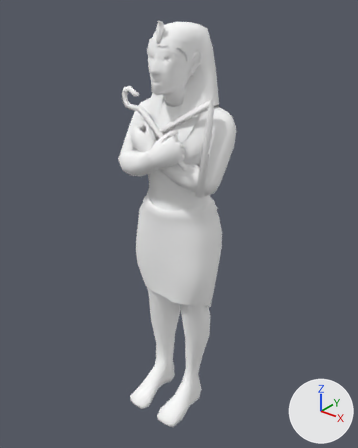
Two versions of the glTF model assets/models/buildings/ptol_statue_standing_male.glb, one commit apart.
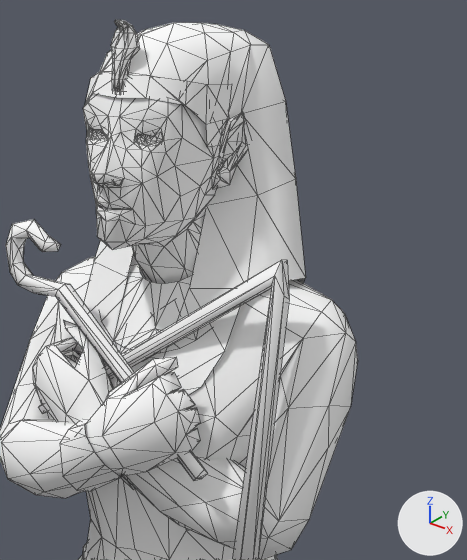
Old and new are each drawn whole from a 50 mm lens placed at (4.28, -5.09, 8.88), pointed at (0.04, 0.21, 5.59) and again close up on the part from 33% to 76% of the width and 3% to 44% of the height. Arrows for +X, +Y and +Z are at lower right; the lights stay in place. The last two pictures show the newer version. The close-ups show mesh edges as thin lines. Vertices at exactly the same position are counted once.

In view in the first close-up: 'Building'.
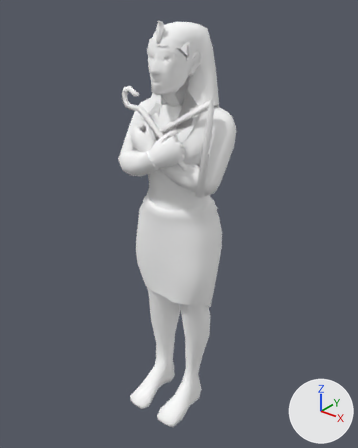
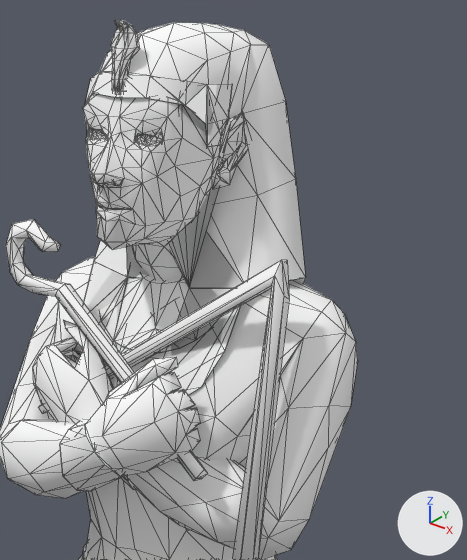
Where the change shows, as pixel boxes [x1, y1, x2, y2] in the close-ups (467 x 560 px):
part 1 of me_b, added: after [79, 77, 305, 491]

What changed in the scene script:
```text
Change me_b:
    used by ob_building; location = (0.0, 0.0, 0.0)
    remove me_b.from_pydata(...)  # 1414 vertices, 2459 faces; spans x -0.83..0.88, y -0.59..0.72, z 2.29..8.47
    add me_b.from_pydata(...)  # 1735 vertices, 2736 faces; spans x -0.83..0.88, y -0.59..0.72, z 2.29..8.47
    me_b part 1: 287 vertices added at x -0.55..0.62, y -0.5..0.66, z 5.59..8.27
    other edits to the shape of me_b do not show in these pictures
```
